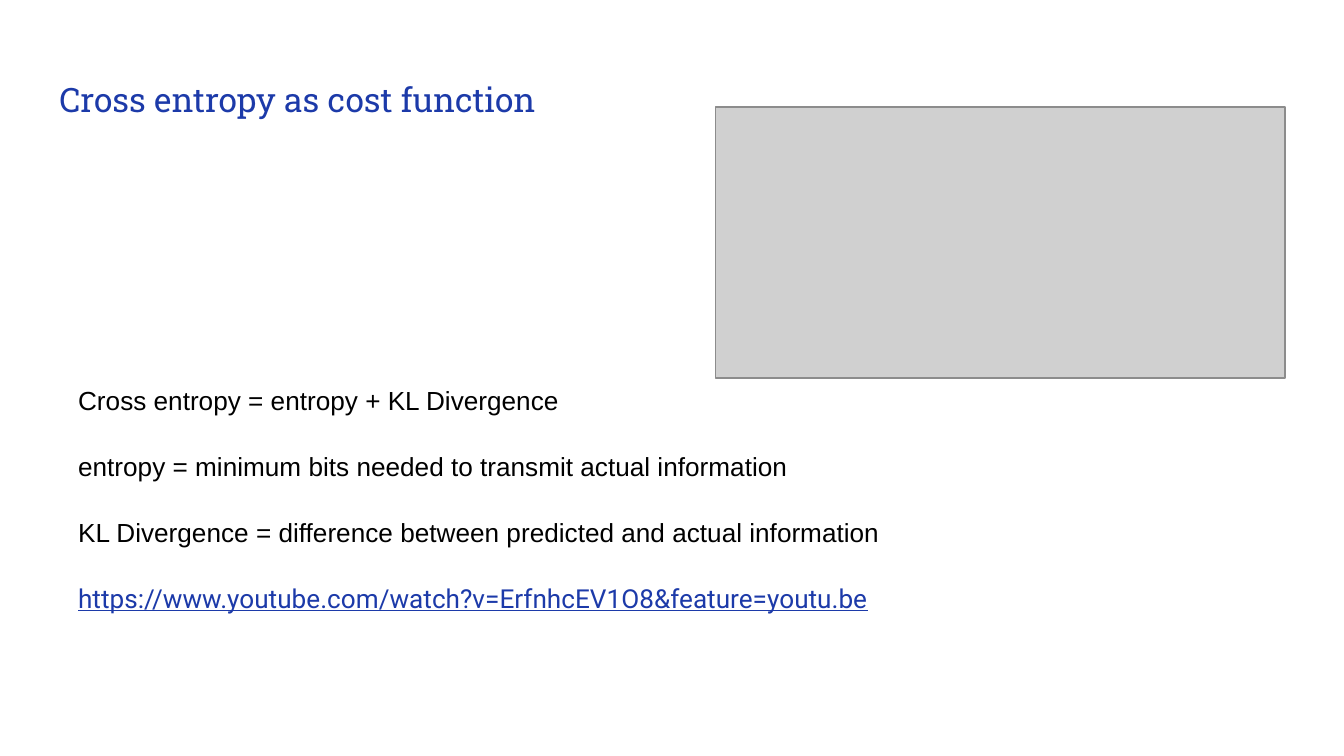
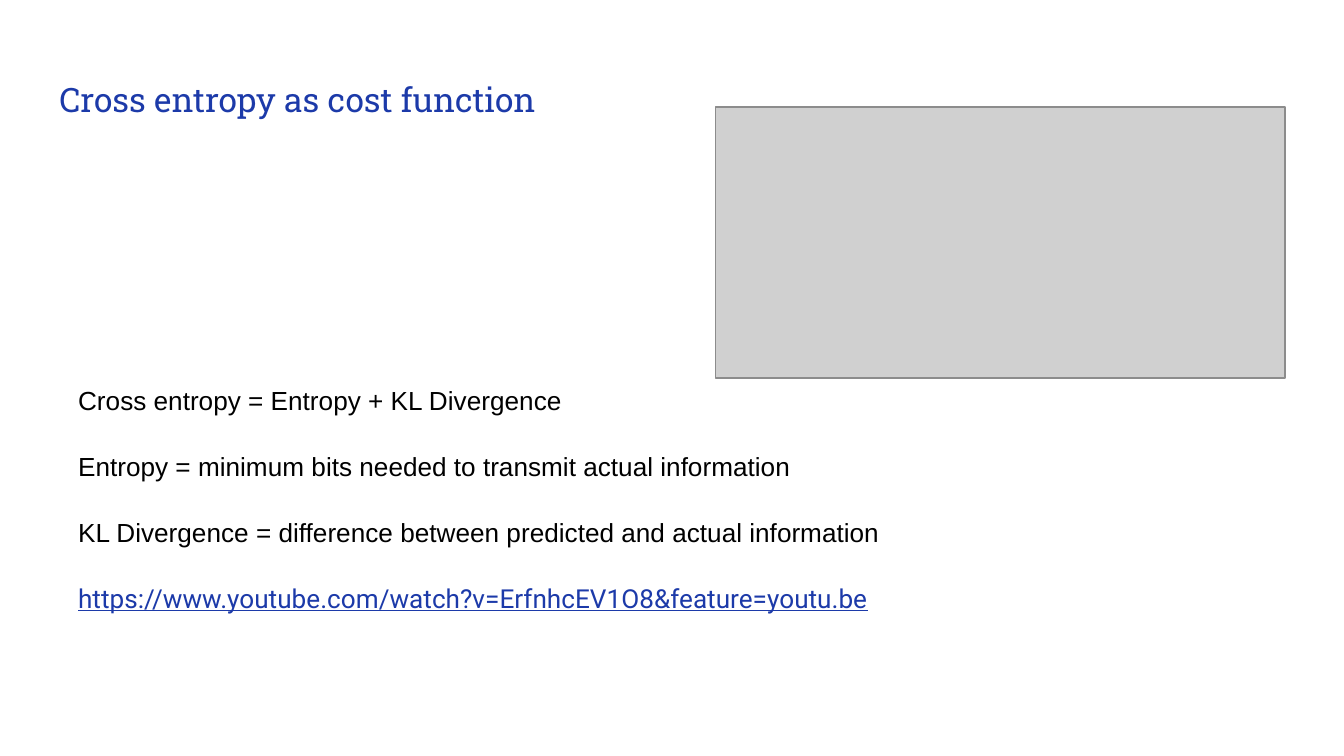
Before and after one commit to timestocome/DeepLearning-Talks, a slide deck: slide 21 of NeuralNets (under the hood)/Neural Network Math.pptx. Drawn at 1344x756 pixels with LibreOffice and Linux fonts; fonts in the diff are those of the drawing; grey boxes stand for pictures. Boxes give left, top, right and bottom in pixels: in the first picture for what was removed or moved away, otherwise in the second. Text is boxed around its words. In the diff, an @@ line names an element or a change of style, - is before the commit and + after.

```diff
--- a/NeuralNets (under the hood)/Neural Network Math.pptx
+++ b/NeuralNets (under the hood)/Neural Network Math.pptx
@@ text at [78, 391, 789, 482]: text changed @@
-Cross entropy = entropy + KL Divergence
-entropy = minimum bits needed to transmit actual information
+Cross entropy = Entropy + KL Divergence
+Entropy = minimum bits needed to transmit actual information
```
Also in this commit, not shown: 15 other slides changed, 1 other file.
